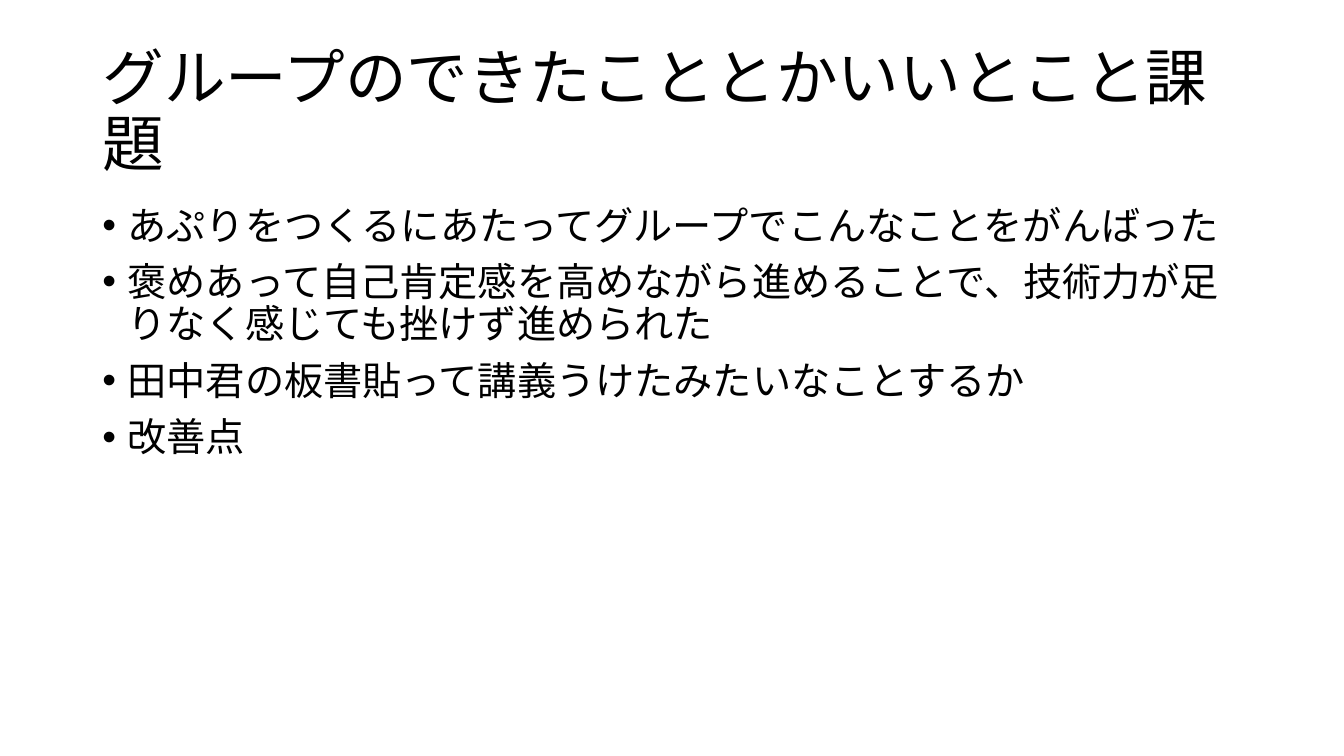
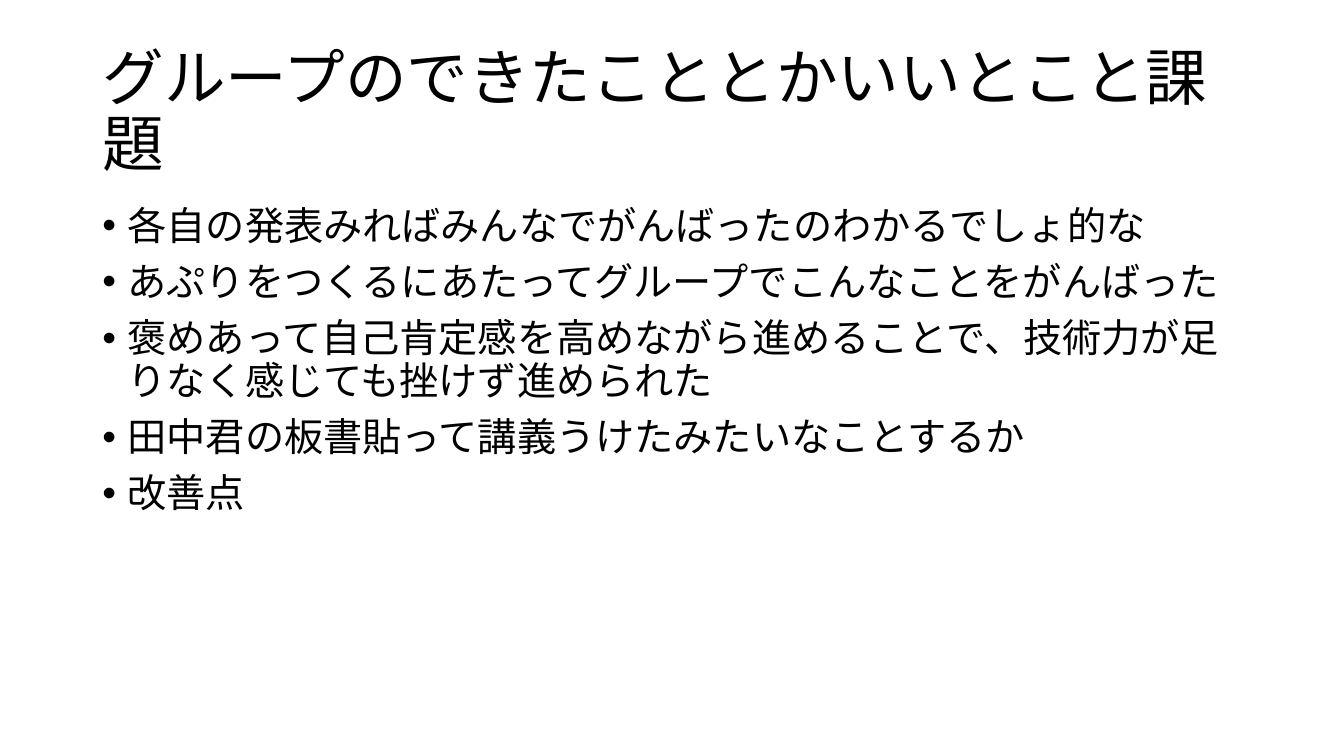
Before and after one commit to plusdojo2024/A4, a slide deck: slide 23 of doc/発表資料/発表資料.pptx (slide 17 before the commit). Drawn at 1344x756 pixels with LibreOffice and Linux fonts; fonts in the diff are those of the drawing. Boxes give left, top, right and bottom in pixels: in the first picture for what was removed or moved away, otherwise in the second. Text is boxed around its words. In the diff, an @@ line names an element or a change of style, - is before the commit and + after.

```diff
--- a/doc/発表資料/発表資料.pptx
+++ b/doc/発表資料/発表資料.pptx
@@ text at (128, 207, 1146, 244): paragraph added @@
+• 各自の発表みればみんなでがんばったのわかるでしょ的な
```
Also in this commit, not shown: 5 other slides changed, 1 slide added, 2 other files.
